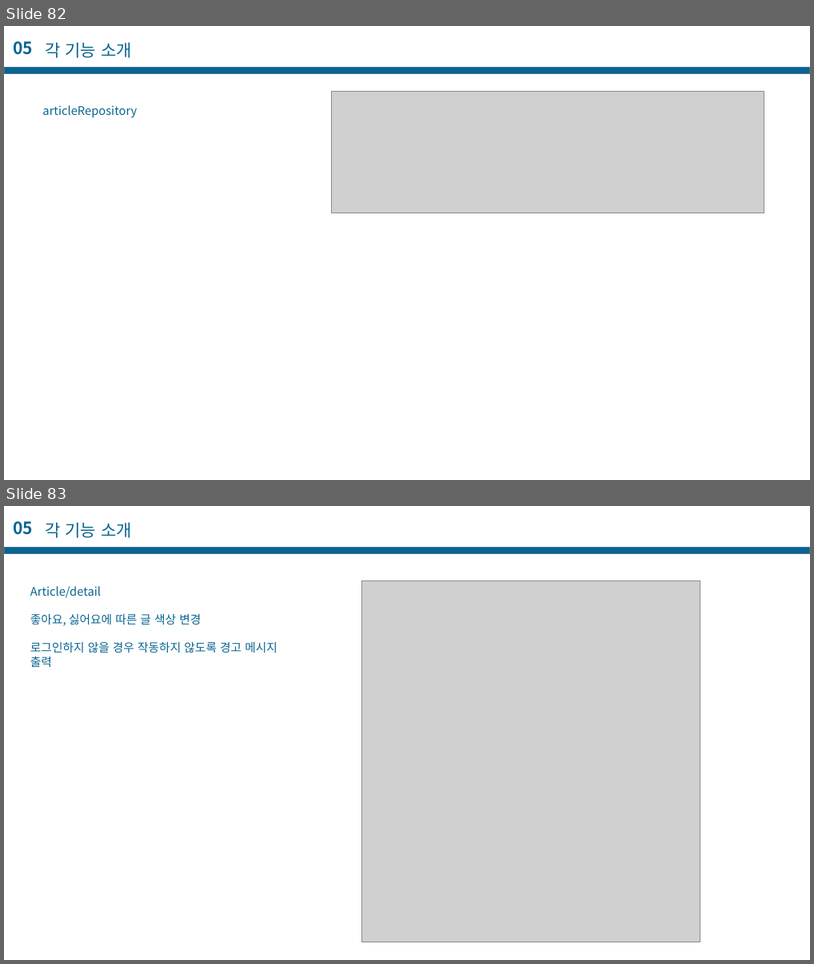
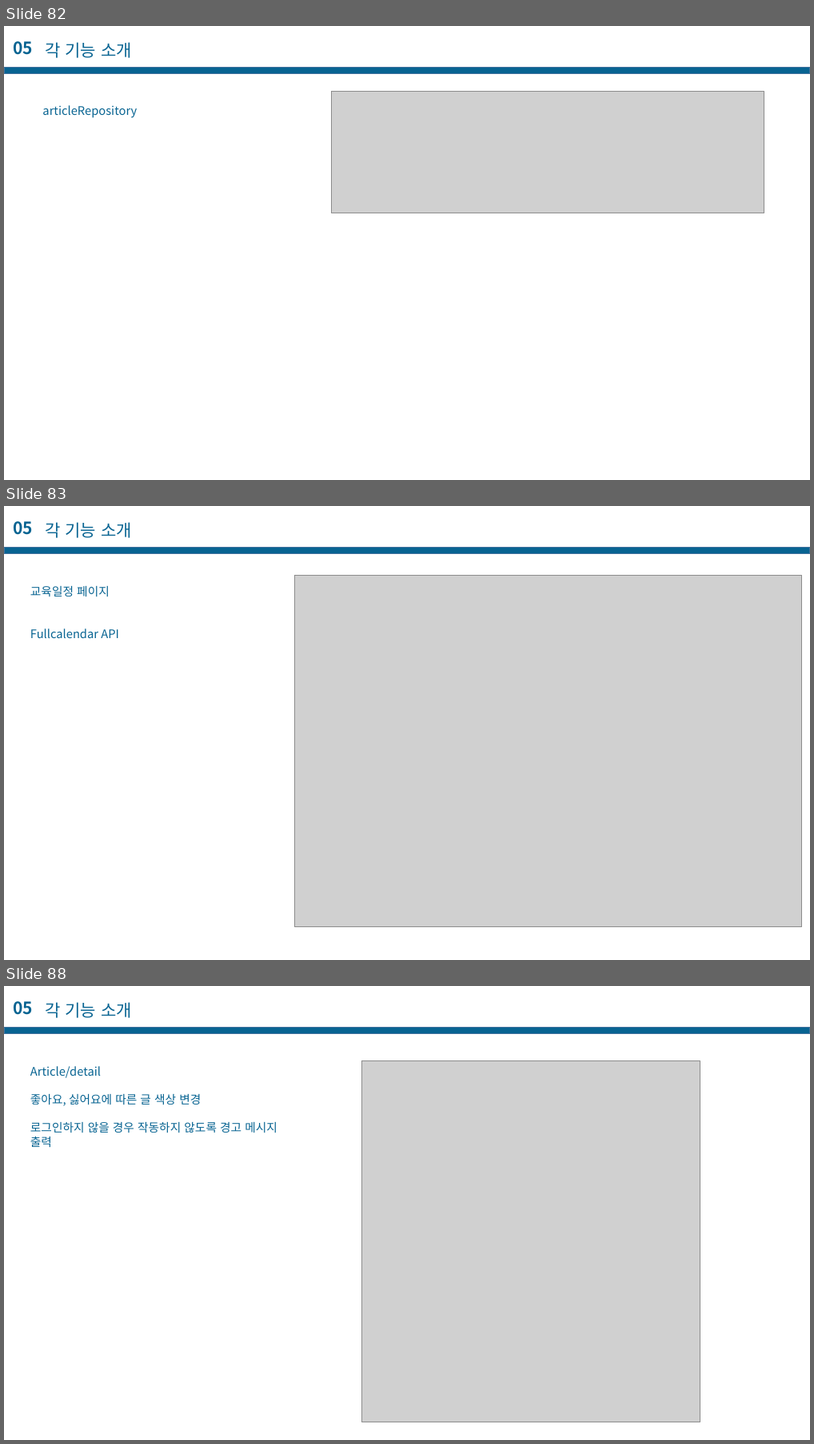
Before and after one commit to casatoo/EducationManager, a slide deck: 프로젝트 기술서.pptx. Shown one above the other, each under a label of ours: slides 82 and 83 before the commit, slides 82, 83 and 88 after it; the slides between them are not shown. The pictures are 814x964 and 814x1444 pixels, drawn with LibreOffice and Linux fonts; fonts in the diff are those of the drawing; grey boxes stand for pictures. Boxes give left, top, right and bottom in pixels: in the first picture for what was removed or moved away, otherwise in the second. Text is boxed around its words. In the diff, an @@ line names an element or a change of style, - is before the commit and + after.

```diff
--- a/프로젝트 기술서.pptx
+++ b/프로젝트 기술서.pptx
@@ slide 83 added at [4,506,810,960], background #FFFFFF @@
@@ text added at [13,521,33,535], 20 pt, text #086492, bold @@
+05
@@ text added at [45,522,132,538], 20 pt, text #086492 @@
+각 기능 소개
@@ rectangle added at [4,547,810,554], fill #086492, outline #43739E 1 pt @@
@@ picture added at [295,575,802,927] @@
@@ text added at [30,586,119,638], 14 pt, text #086492 @@
+교육일정 페이지
+Fullcalendar API
@@ what was slide 83 is now slide 88 @@
```
Also in this commit, not shown: 2 slides changed, 5 other slides added, 2 other files.
